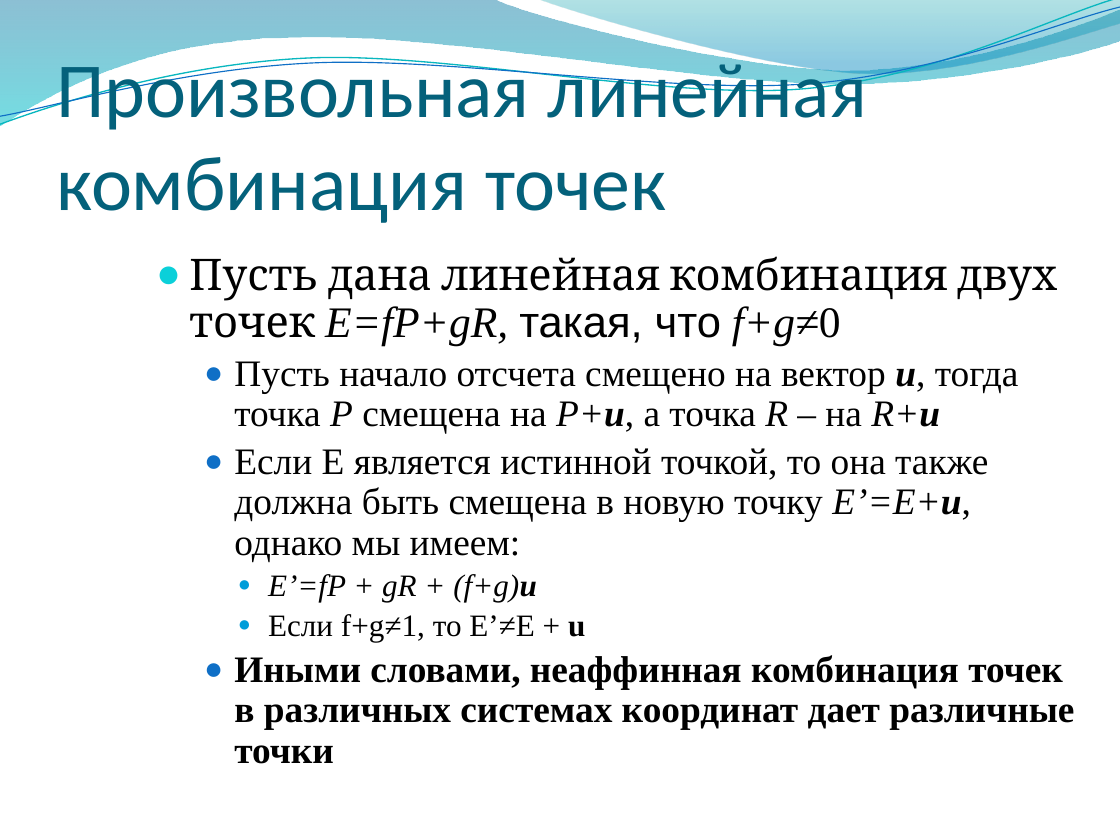
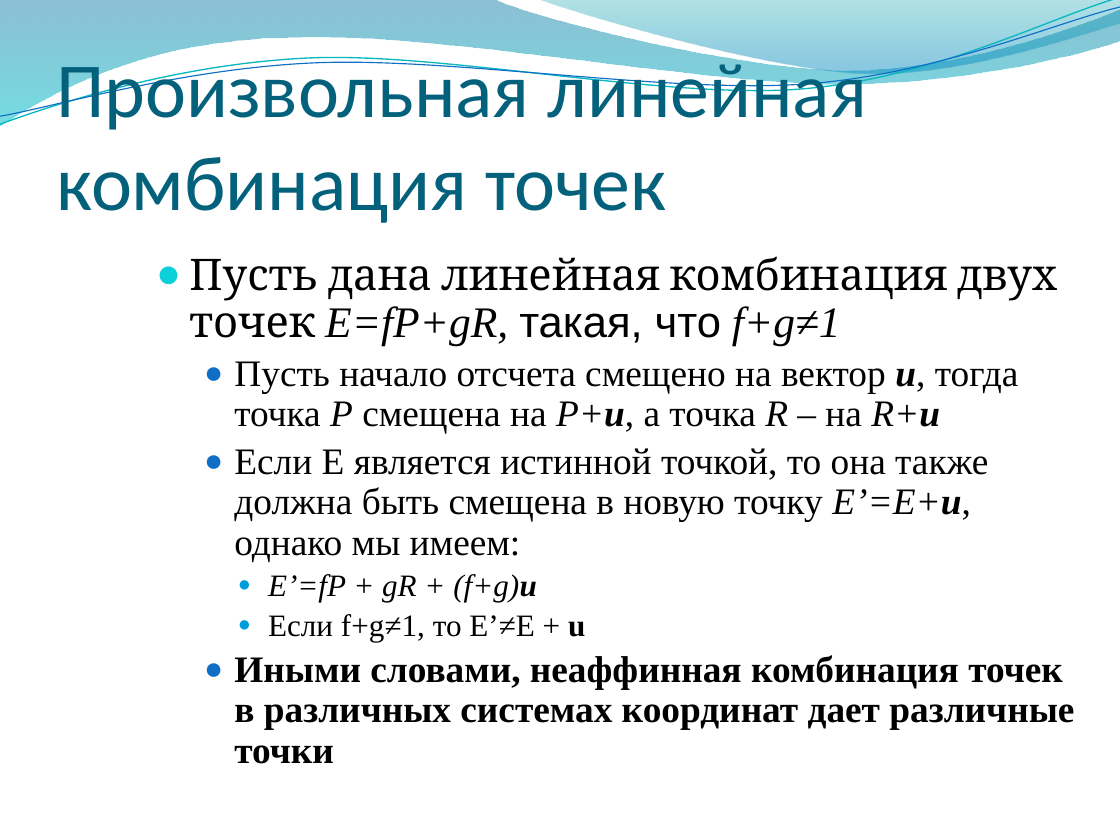
Before and after one commit to alexey-malov/cg-course, a slide deck: slide 54 of lectures/03 - Векторный анализ, трансформации и матрицы.pptx (slide 53 before the commit). Drawn at 1120x840 pixels with LibreOffice and Linux fonts; fonts in the diff are those of the drawing; background and template pictures are left out. Boxes give left, top, right and bottom in pixels: in the first picture for what was removed or moved away, otherwise in the second. Text is boxed around its words. In the diff, an @@ line names an element or a change of style, - is before the commit and + after.

```diff
--- a/lectures/03 - Векторный анализ, трансформации и матрицы.pptx
+++ b/lectures/03 - Векторный анализ, трансформации и матрицы.pptx
@@ text at [189,256,1057,346]: text changed @@
-● Пусть дана линейная комбинация двух точек E=fP+gR, такая, что f+g≠0
+● Пусть дана линейная комбинация двух точек E=fP+gR, такая, что f+g≠1
```
Also in this commit, not shown: 20 other slides changed, 5 slides added, 1 slide removed, 1 other file.
